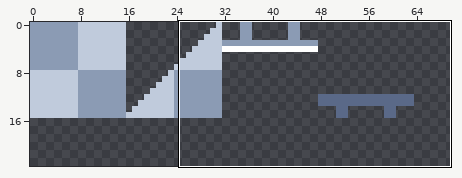
One commit to this sprite sheet: Tilemap/Tilemap.png. The picture above shows the old version from afar; the outline marks the close-up.
Close-up. Old version:
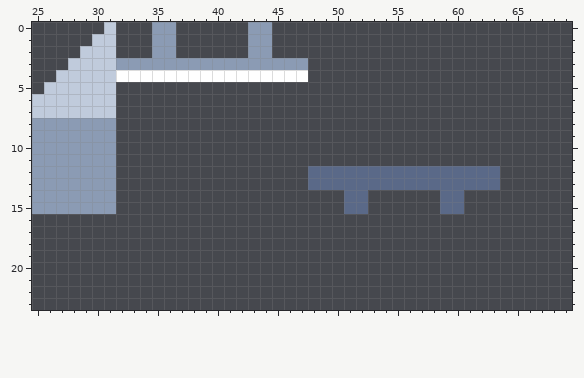
The file is 250x250 pixels. Shown: x 25..69, y 0..23. The wide view leaves out empty margins.
The result:
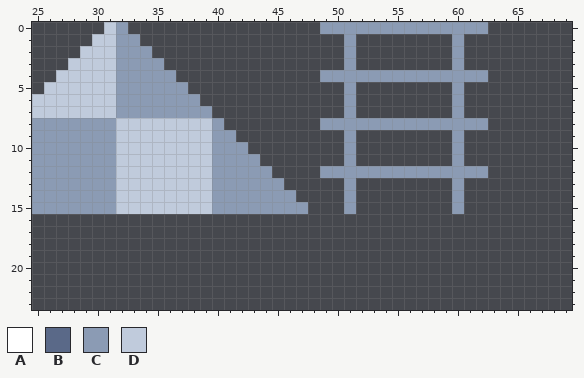
Palette (. is transparent): A #ffffff  B #5a6988  C #8b9bb4  D #c0cbdc
The exact change:
y 0: x 32 . -> C; x 35..36 CC -> ..; x 43..44 CC -> ..; x 49..62 .............. -> CCCCCCCCCCCCCC
y 1: x 32..33 .. -> CC; x 35..36 CC -> ..; x 43..44 CC -> ..; x 51 . -> C; x 60 . -> C
y 2: x 32..36 ...CC -> CCC..; x 43..44 CC -> ..; x 51 . -> C; x 60 . -> C
y 3: x 36..47 CCCCCCCCCCCC -> ............; x 51 . -> C; x 60 . -> C
y 4: x 32..47 AAAAAAAAAAAAAAAA -> CCCCC...........; x 49..62 .............. -> CCCCCCCCCCCCCC
y 5: x 32..37 ...... -> CCCCCC; x 51 . -> C; x 60 . -> C
y 6: x 32..38 ....... -> CCCCCCC; x 51 . -> C; x 60 . -> C
y 7: x 32..39 ........ -> CCCCCCCC; x 51 . -> C; x 60 . -> C
y 8: x 32..40 ......... -> DDDDDDDDC; x 49..62 .............. -> CCCCCCCCCCCCCC
y 9: x 32..41 .......... -> DDDDDDDDCC; x 51 . -> C; x 60 . -> C
y 10: x 32..42 ........... -> DDDDDDDDCCC; x 51 . -> C; x 60 . -> C
y 11: x 32..43 ............ -> DDDDDDDDCCCC; x 51 . -> C; x 60 . -> C
y 12: x 32..44 ............. -> DDDDDDDDCCCCC; x 48..63 BBBBBBBBBBBBBBBB -> .CCCCCCCCCCCCCC.
y 13: x 32..45 .............. -> DDDDDDDDCCCCCC; x 48..63 BBBBBBBBBBBBBBBB -> ...C........C...
y 14: x 32..46 ............... -> DDDDDDDDCCCCCCC; x 51..52 BB -> C.; x 59..60 BB -> .C
y 15: x 32..47 ................ -> DDDDDDDDCCCCCCCC; x 51..52 BB -> C.; x 59..60 BB -> .C
Changed places in both close-ups, as pixel boxes (x1, y1, x2, y2):
changed: (116, 22, 500, 214)
